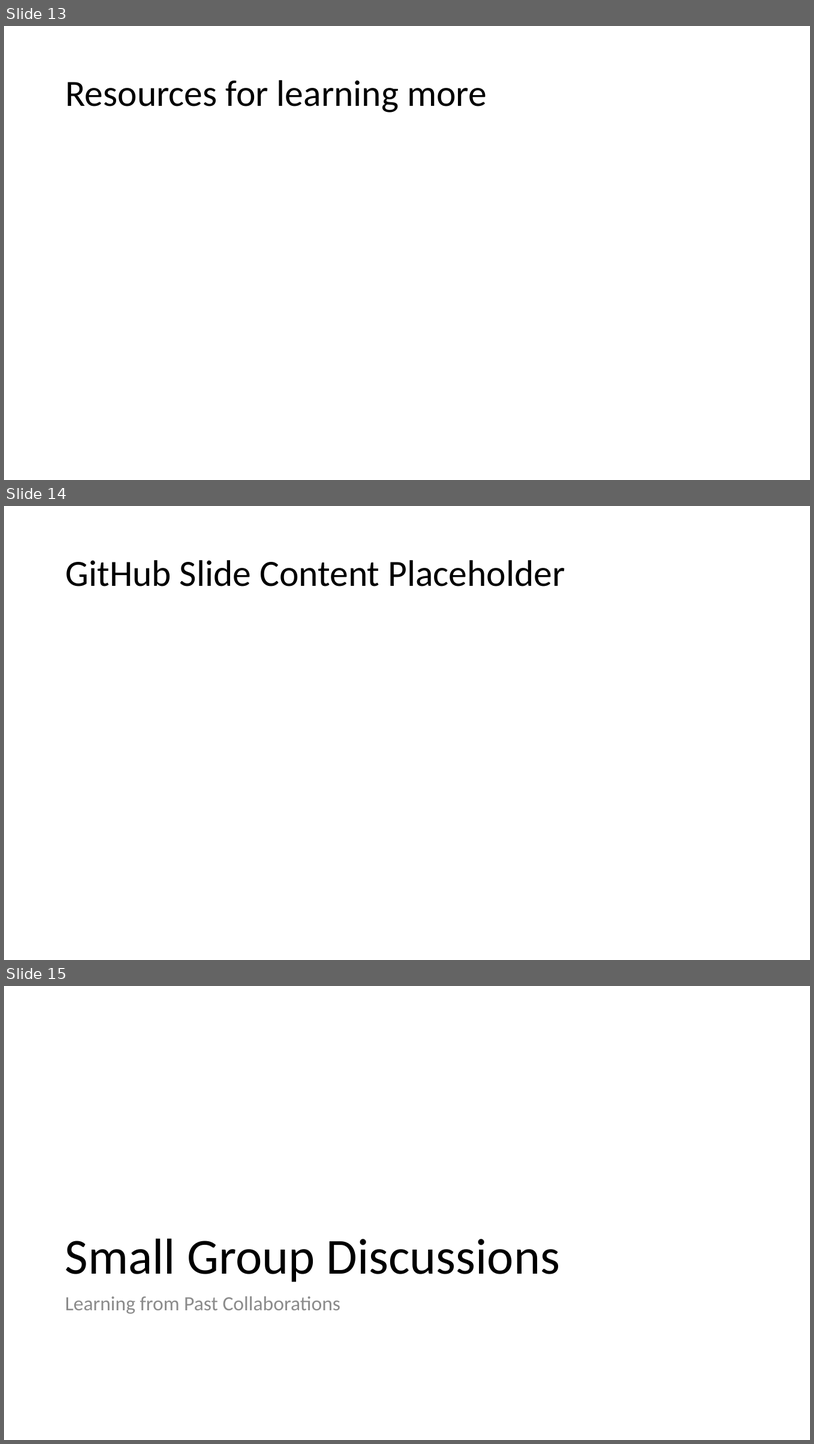
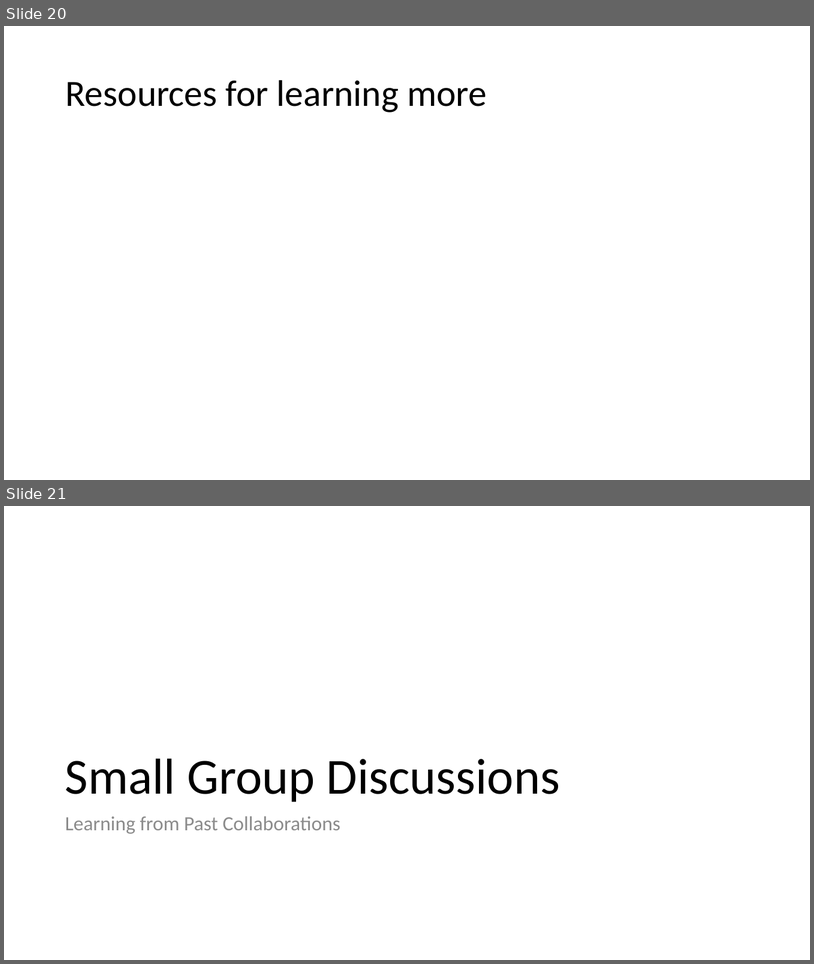
Before and after one commit to ReproducibleQM/n_commandments, a slide deck: pres_deck.pptx. Shown one above the other, each under a label of ours: slides 13, 14 and 15 before the commit, slides 20 and 21 after it. The pictures are 814x1444 and 814x964 pixels, drawn with LibreOffice and Linux fonts; fonts in the diff are those of the drawing. Boxes give left, top, right and bottom in pixels: in the first picture for what was removed or moved away, otherwise in the second. Text is boxed around its words. In the diff, an @@ line names an element or a change of style, - is before the commit and + after.

```diff
--- a/pres_deck.pptx
+++ b/pres_deck.pptx
@@ slide 14 removed at (x1=4, y1=506, x2=810, y2=960), background #FFFFFF @@
@@ title removed at (x1=65, y1=560, x2=565, y2=586) @@
-GitHub Slide Content Placeholder
@@ what was slide 13 is now slide 20 @@
@@ what was slide 15 is now slide 21 @@
```
Also in this commit, not shown: 1 slide changed, 8 slides added, 1 other slide removed.
